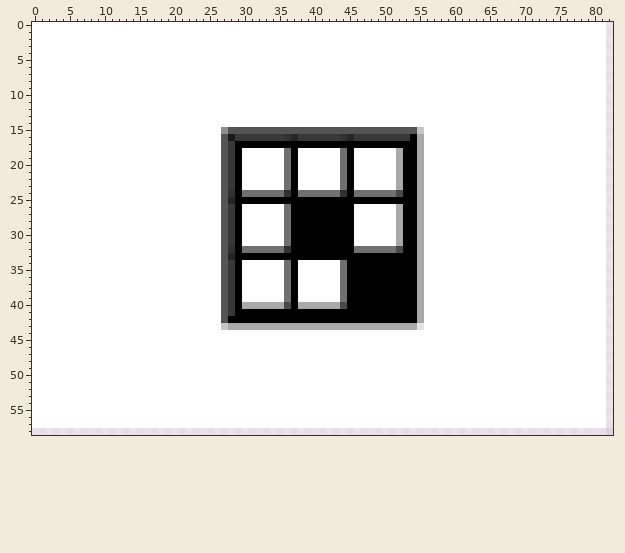
Two versions of one sprite sheet, ImageGenerator/imagenCapa.png. Above, as it was before the edit.
The file is 83x59 pixels. Colours within 5 levels of each other are drawn and written as one.
The result:
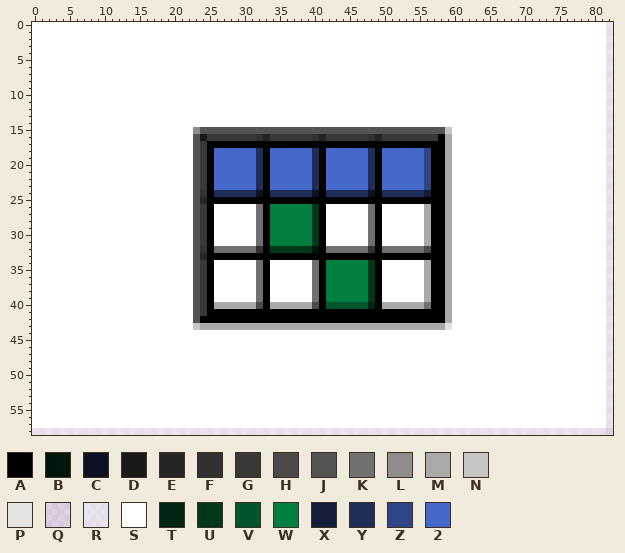
Palette (. is transparent): A #000000  B #00160c  C #0c1223  D #191919  E #252525  F #313131  G #383838  H #4a4a4a  J #545454  K #707070  L #8d8d8d  M #a9a9a9  N #c6c6c6  P #e3e3e3  Q #ffffff72  R #ffffffaa  S #ffffff  T #002513  U #00381c  V #00552a  W #008040  X #141e3b  Y #1e2e59  Z #2e4587  2 #4568cb
The edit:
Changed rows in their new state; - is an unchanged pixel.
first column x 23:
15 LJJJJ---------------------------JJJJN
16 JDGGGG---FE--GG--FE--GG--FE----GGGGAM
17 JGAAAA--------------------------AAAAM
18 JGA222222YA222222YA222222YA222222ZAAM
19 JGA222222YA222222YA222222YA222222ZAAM
20 JGA222222YA222222YA222222YA222222ZAAM
21 JGA222222YA222222YA222222YA222222ZAAM
22 JGA222222YA222222YA222222YA222222ZAAM
23 JGA222222YA222222YA222222YA222222ZAAM
24 JFAYYYYYYCAYYYYYYCAYYYYYYCAYYYYYYXAAM
25 JEAAAA--------------------------AAAAM
26 JGA-SSS--KAWWWWWWU-SSSS--KA--SSSSMAAM
27 JGA-SSS--KAWWWWWWU-SSSS--KA--SSSSMAAM
28 JGA-SSS--KAWWWWWWU-SSSS--KA--SSSSMAAM
29 JGA-SSS--KAWWWWWWU-SSSS--KA--SSSSMAAM
30 JGA-SSS--KAWWWWWWU-SSSS--KA--SSSSMAAM
31 JGA-SSS--KAWWWWWWU-SSSS--KA--SSSSMAAM
32 JFAKKKK--FAUUUUUUB-KKKK--FA--KKKKHAAM
33 JEAAAA--------------------------AAAAM
34 JGA-SSS--KA--SS--KAWWWWWWU-SSSSSSMAAM
35 JGA-SSS--KA--SS--KAWWWWWWU-SSSSSSMAAM
36 JGA-SSS--KA--SS--KAWWWWWWU-SSSSSSMAAM
37 JGA-SSS--KA--SS--KAWWWWWWU-SSSSSSMAAM
38 JGA-SSS--KA--SS--KAWWWWWWU-SSSSSSMAAM
39 JGA-SSS--KA--SS--KAWWWWWWU-SSSSSSMAAM
40 JGAMMMM--HA--MM--HAVVVVVVT-MMMMM-KAAM
41 JGAAAA--------------------------AAAAM
42 JAAAA---------------------------AAAAM
43 NMMMM---------------------------MMMMP
Where, in picture pixels (left, top, right, bottom), the same in both pictures:
changed: (193, 127, 452, 330)
